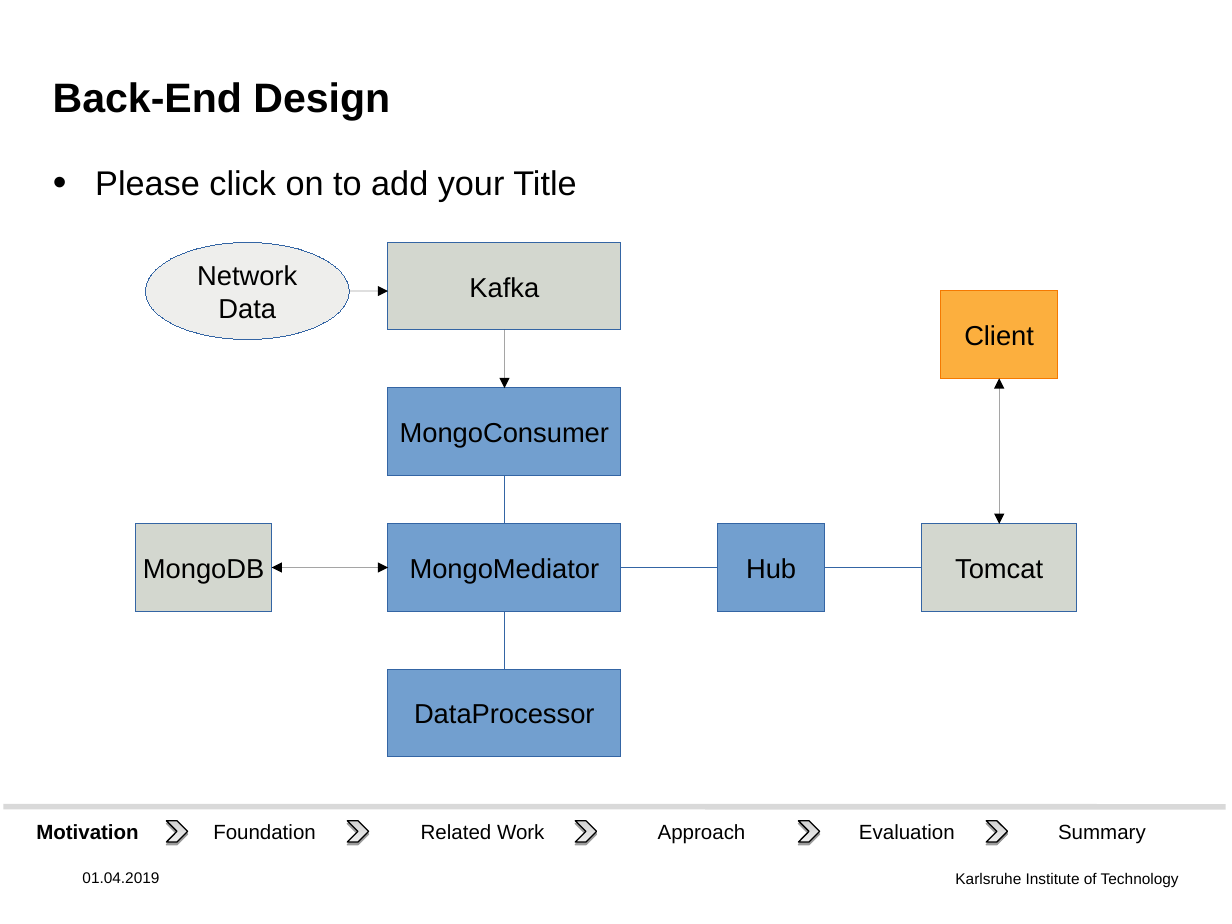
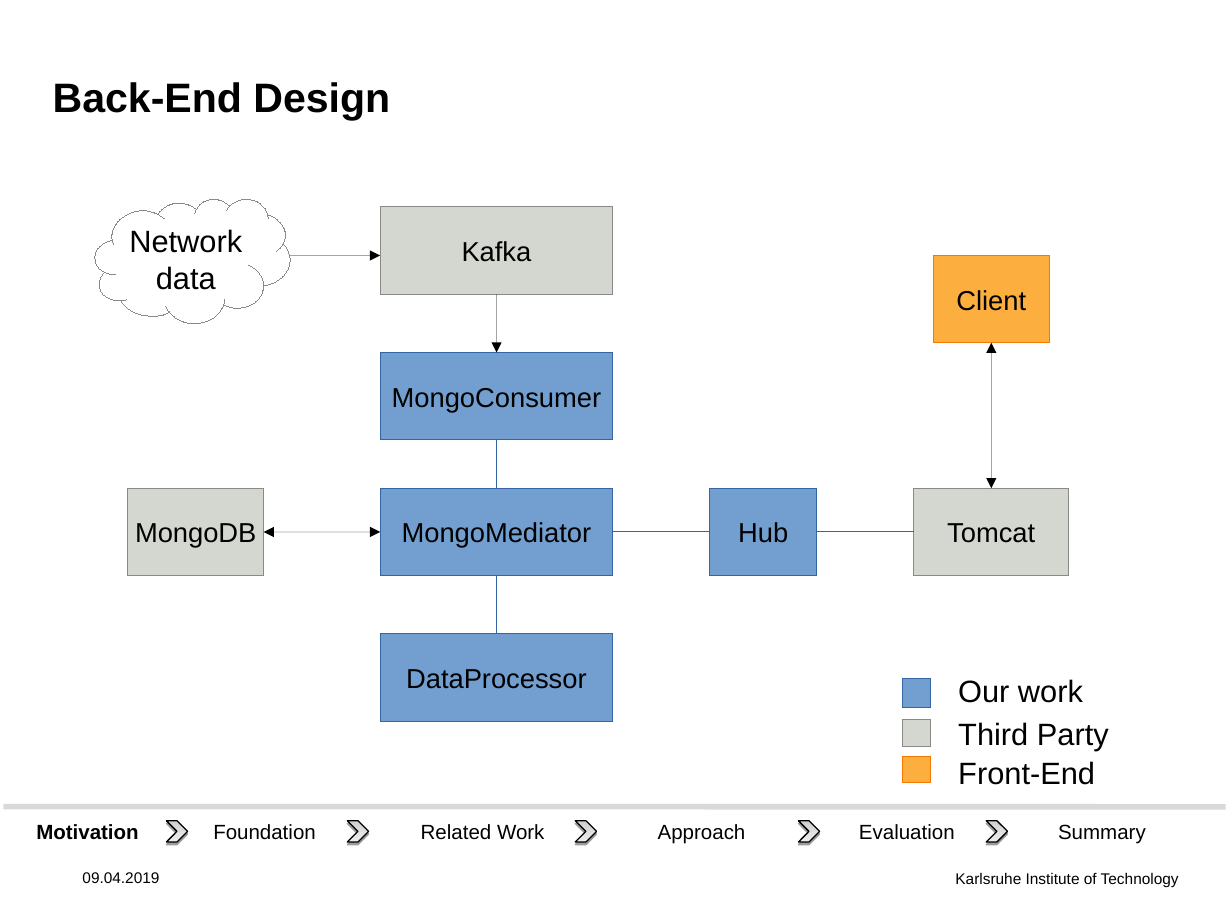
Before and after one commit to DHSTTOS/documents, a slide deck: slide 6 of final_presentation/final-pres3.odp. Drawn at 1232x924 pixels with LibreOffice and Linux fonts; fonts in the diff are those of the drawing; background and template pictures are left out. Boxes give left, top, right and bottom in pixels: in the first picture for what was removed or moved away, otherwise in the second. Text is boxed around its words. In the diff, an @@ line names an element or a change of style, - is before the commit and + after.

Commit message:
Updates to slides. Add back-end design "speech bubbles". Add logos.

```diff
--- a/final_presentation/final-pres3.odp
+++ b/final_presentation/final-pres3.odp
@@ text removed at bbox=[95, 170, 576, 202] @@
-• Please click on to add your Title
@@ freeform shape added at bbox=[95, 200, 291, 324], fill #FFFFFF, outline #888A85 0 pt, 18 pt, text #000000 @@
+Network
+data
@@ ellipse removed at bbox=[145, 243, 349, 340] @@
-Network
-Data
@@ arrow moved from (349, 291) - (388, 291) to (291, 255) - (381, 255) @@
@@ outline #3465A4 0 pt to #888A85 0 pt in 3 elements at bbox=[381, 207, 614, 294], bbox=[128, 488, 264, 575], bbox=[914, 488, 1069, 575] @@
@@ 4 rectangles, 2 double arrows, 2 elbow lines: place and size @@
-4 rectangles, 2 double arrows, 2 elbow lines at bbox=[271, 243, 999, 756]
+4 rectangles, 2 double arrows, 2 elbow lines at bbox=[264, 207, 992, 721]
@@ 4 rectangles, 2 elbow lines, 1 arrow: place and size @@
-4 rectangles, 2 elbow lines, 1 arrow at bbox=[136, 291, 1077, 669]
+4 rectangles, 2 elbow lines, 1 arrow at bbox=[128, 255, 1069, 633]
@@ rectangle added at bbox=[902, 679, 930, 708], fill #729FCF, outline #3465A4 0 pt @@
@@ text added at bbox=[958, 679, 1083, 703], 18 pt, text #000000 @@
+Our work
@@ rectangle added at bbox=[902, 719, 930, 747], fill #D3D7CF, outline #888A85 0 pt @@
@@ text added at bbox=[958, 722, 1109, 751], 18 pt, text #000000 @@
+Third Party
@@ rectangle added at bbox=[902, 756, 930, 784], fill #FCAF3E, outline #F57900 0 pt @@
@@ text added at bbox=[958, 761, 1095, 785], 18 pt, text #000000 @@
+Front-End
@@ text at bbox=[82, 872, 159, 883]: text changed @@
-01.04.2019
+09.04.2019
```
Also in this commit, not shown: 13 other slides changed, 7 slides added, 1 slide removed, 1 other file.
